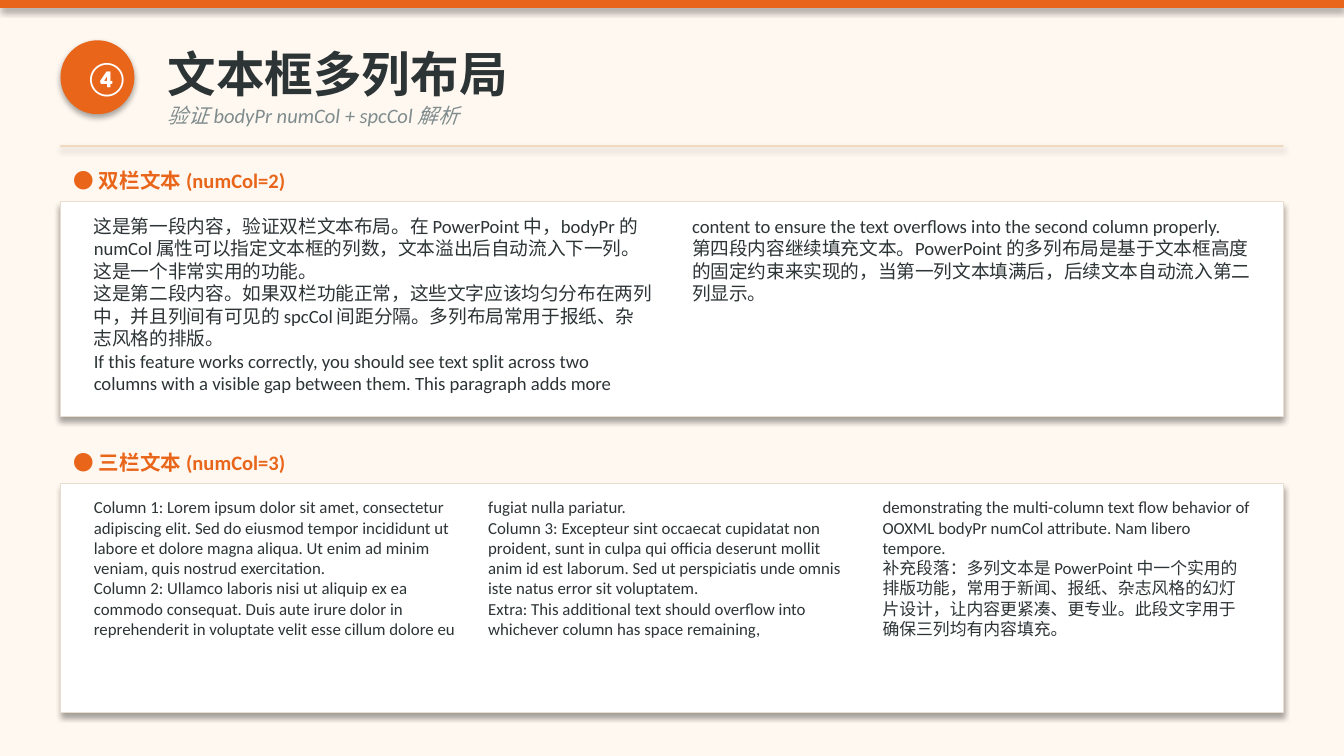
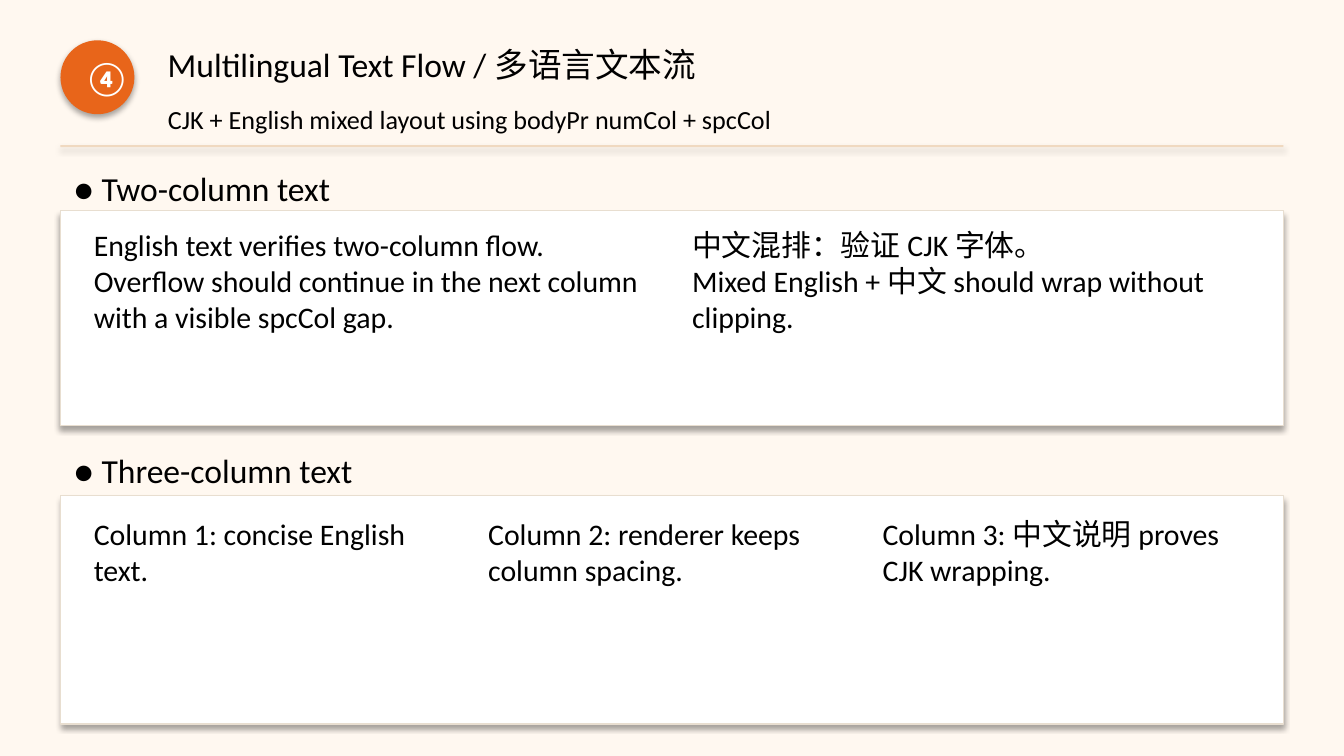
Before and after one commit to NingYuM/NingYuM.github.io, a slide deck: slide 9 of viewer-examples/samples/05-preview.pptx. Drawn at 1344x756 pixels with LibreOffice and Linux fonts; fonts in the diff are those of the drawing. Boxes give left, top, right and bottom in pixels: in the first picture for what was removed or moved away, otherwise in the second. Text is boxed around its words. In the diff, an @@ line names an element or a change of style, - is before the commit and + after.

```diff
--- a/viewer-examples/samples/05-preview.pptx
+++ b/viewer-examples/samples/05-preview.pptx
@@ rectangle removed at [0,0,1344,8] @@
@@ text at [168,48,697,83]: text changed; size 26 to 18 pt; text colour #2D3436 to #000000; bold off @@
-文本框多列布局
+Multilingual Text Flow / 多语言文本流
@@ text at [168,111,771,134]: text changed; size 11 to 14 pt; text colour #7F8C8D to #000000; italic off @@
-验证 bodyPr numCol + spcCol 解析
+CJK + English mixed layout using bodyPr numCol + spcCol
@@ text at [74,177,330,250]: text changed; size 11 to 18 pt; text colour #E8651A to #000000; bold off @@
-● 双栏文本 (numCol=2)
+● Two-column text (numCol=2)
@@ rectangle: place and size @@
-rectangle at [60,202,1284,417]
+rectangle at [60,211,1284,426]
@@ text at [94,231,1204,333]: text changed; size 10 to 16 pt; text colour #2D3436 to #000000 @@
-这是第一段内容，验证双栏文本布局。在 PowerPoint 中，bodyPr 的 numCol 属性可以指定文本框的列数，文本溢出后自动流入下一列。这是一个非常实用的功能。
-这是第二段内容。如果双栏功能正常，这些文字应该均匀分布在两列中，并且列间有可见的 spcCol 间距分隔。多列布局常用于报纸、杂志风格的排版。
-If this feature works correctly, you should see text split across two columns with a visible gap between them. This paragraph adds more content to ensure the text overflows into the second column properly.
-第四段内容继续填充文本。PowerPoint 的多列布局是基于文本框高度的固定约束来实现的，当第一列文本填满后，后续文本自动流入第二列显示。
+English text verifies two-column flow. Overflow should continue in the next column with a visible spcCol gap.
+中文混排：验证 CJK 字体。
+Mixed English + 中文 should wrap without clipping.
@@ text at [74,459,352,532]: text changed; size 11 to 18 pt; text colour #E8651A to #000000; bold off @@
-● 三栏文本 (numCol=3)
+● Three-column text (numCol=3)
@@ rectangle: place and size @@
-rectangle at [60,484,1284,712]
+rectangle at [60,496,1284,724]
@@ text at [94,520,1219,586]: text changed; size 9 to 16 pt; text colour #2D3436 to #000000 @@
-Column 1: Lorem ipsum dolor sit amet, consectetur adipiscing elit. Sed do eiusmod tempor incididunt ut labore et dolore magna aliqua. Ut enim ad minim veniam, quis nostrud exercitation.
-Column 2: Ullamco laboris nisi ut aliquip ex ea commodo consequat. Duis aute irure dolor in reprehenderit in voluptate velit esse cillum dolore eu fugiat nulla pariatur.
-Column 3: Excepteur sint occaecat cupidatat non proident, sunt in culpa qui officia deserunt mollit anim id est laborum. Sed ut perspiciatis unde omnis iste natus error sit voluptatem.
-Extra: This additional text should overflow into whichever column has space remaining, demonstrating the multi-column text flow behavior of OOXML bodyPr numCol attribute. Nam libero tempore.
-补充段落：多列文本是 PowerPoint 中一个实用的排版功能，常用于新闻、报纸、杂志风格的幻灯片设计，让内容更紧凑、更专业。此段文字用于确保三列均有内容填充。
+Column 1: concise English text.
+Column 2: renderer keeps column spacing.
+Column 3: 中文说明 proves CJK wrapping.
```
Also in this commit, not shown: 8 other slides changed, 20 other files.
